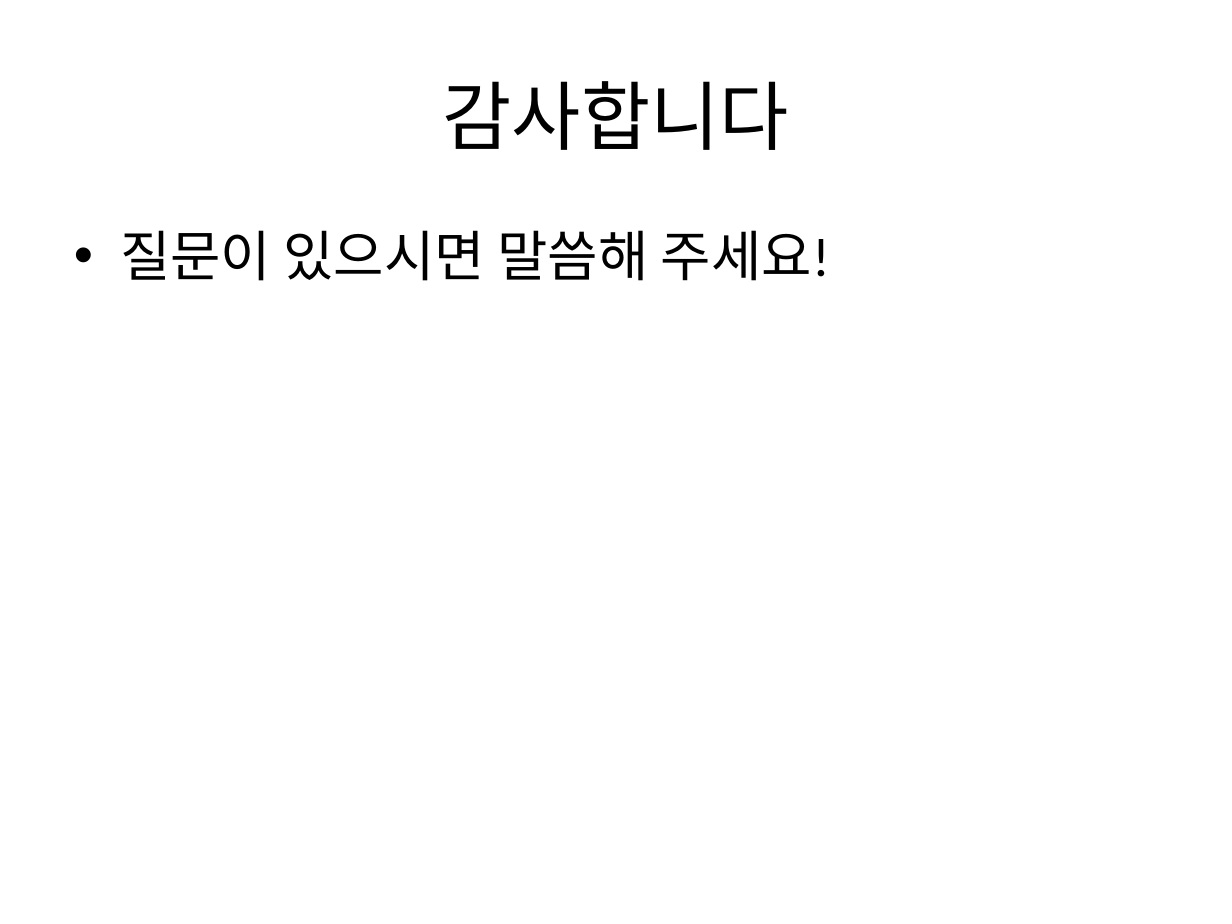
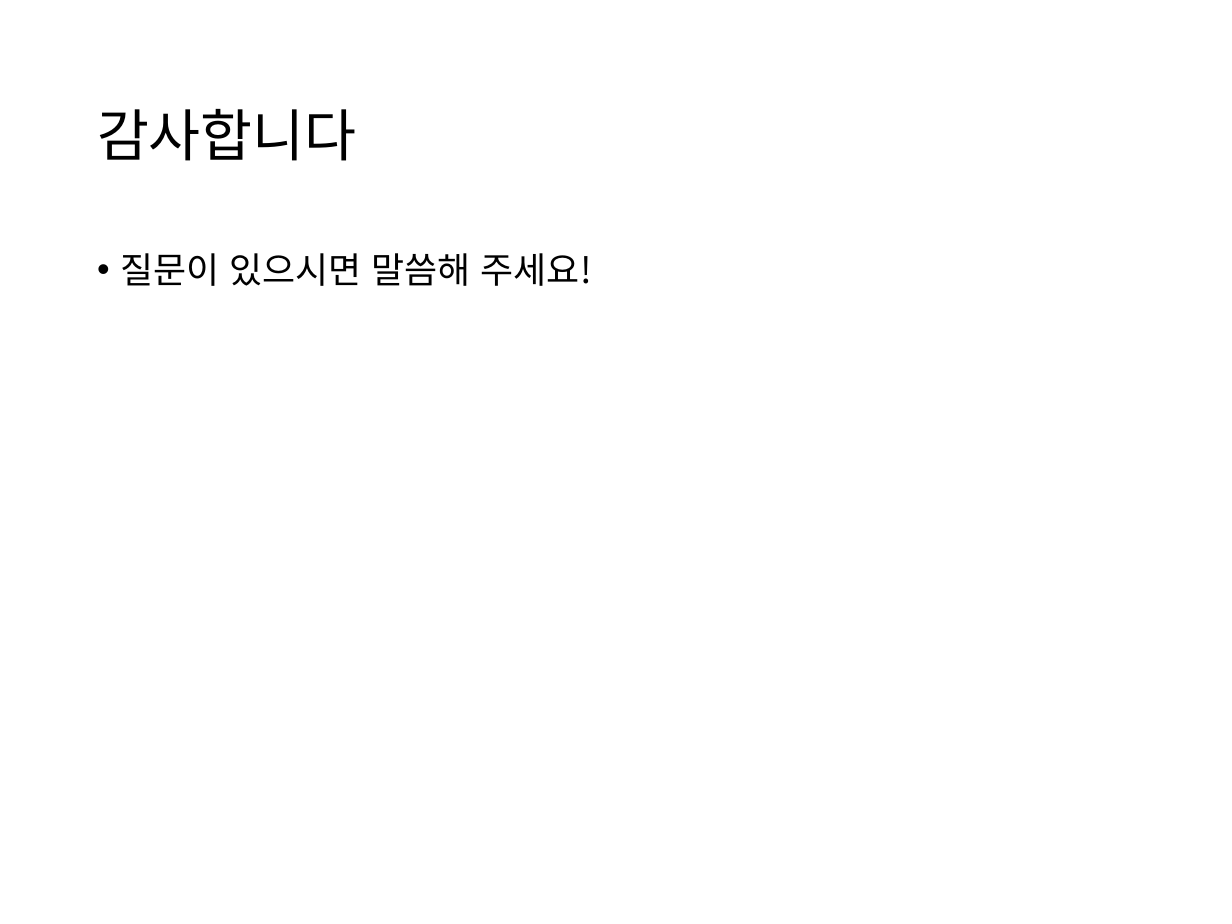
Before and after one commit to junhyuk000/PopcornAPP, a slide deck: slide 9 of MovieInfoAPP_Presentation.pptx. Drawn at 1232x924 pixels with LibreOffice and Linux fonts; fonts in the diff are those of the drawing. Boxes give left, top, right and bottom in pixels: in the first picture for what was removed or moved away, otherwise in the second. Text is boxed around its words. In the diff, an @@ line names an element or a change of style, - is before the commit and + after.

```diff
--- a/MovieInfoAPP_Presentation.pptx
+++ b/MovieInfoAPP_Presentation.pptx
@@ title "감사합니다": place and size @@
-title "감사합니다" at box(443, 81, 789, 150)
+title "감사합니다" at box(97, 109, 357, 161)
@@ title "감사합니다" at box(97, 109, 357, 161): size 44 to 33 pt, font Calibri to Noto Sans CJK KR; alignment centre to left; line spacing 1 to 0.9 @@
@@ text "질문이 있으시면 말씀해 주세요!": place and size @@
-text "질문이 있으시면 말씀해 주세요!" at box(120, 230, 831, 281)
+text "질문이 있으시면 말씀해 주세요!" at box(120, 253, 592, 286)
@@ text "질문이 있으시면 말씀해 주세요!" at box(120, 253, 592, 286): size 32 to 21 pt, font Calibri to Noto Sans CJK KR; indent changed; line spacing 1 to 0.9; more space between paragraphs @@
```
Also in this commit, not shown: 9 other slides changed, 7 slides added, 2 other files.
